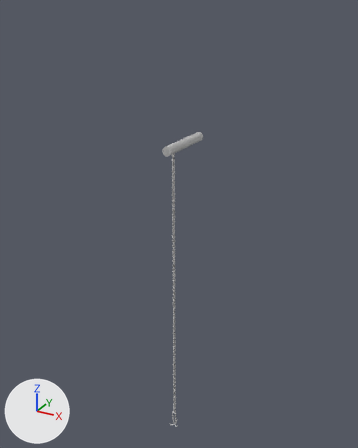
The FBX model Assets/_Art/hookChain/hookChain_skel.fbx as it was, and as the next commit left it.
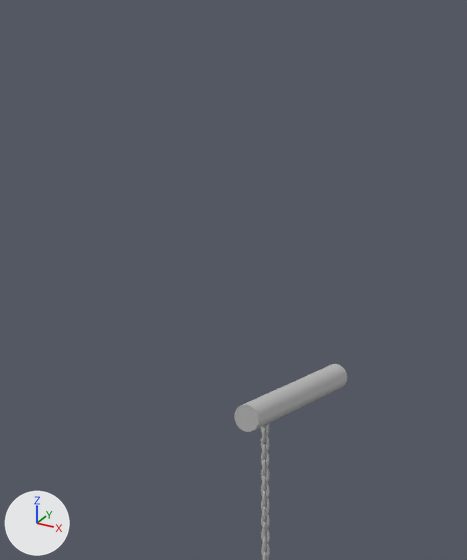
There are two pictures of each version: one whole from a 50 mm lens placed at (16.5, -29.3, 28.6), pointed at (-0.3, 1.4, 13.2), one close up on the part from 22% to 69% of the width and 0% to 45% of the height. The axes (+X, +Y, +Z) are drawn at lower left. The lights are the same throughout. The first two pictures are the older version. Where no turn or scale is listed for an object, it has been applied to the vertices.

The scene before the commit, as lines of its bpy script (objects in view):
```python
me_mesh_001 = bpy.data.meshes.new('Mesh.001')
me_mesh_001.from_pydata(...)  # 7776 vertices, 7776 faces; spans x -0.1..0.1, y -0.1..0.1, z 2.6..19.7
me_mesh_001.materials.append(mat_openpbr_shader1)  # grey #bcbcbc
me_mesh_003 = bpy.data.meshes.new('Mesh.003')
me_mesh_003.from_pydata(...)  # a 20-sided cylinder along y spanning x -0.34..0.34, y -2.38..2.38, z -0.34..0.34
me_mesh_003.materials.append(mat_openpbr_shader1)  # grey #bcbcbc
ob_geo_chain = bpy.data.objects.new('GEO_chain', me_mesh_001)
ob_geo_chain.location = (0.0, 0.0, 0.0)
ob_geo_cylinder = bpy.data.objects.new('GEO_cylinder', me_mesh_003)
ob_geo_cylinder.location = (0.4, 0.78, 19.75)
```
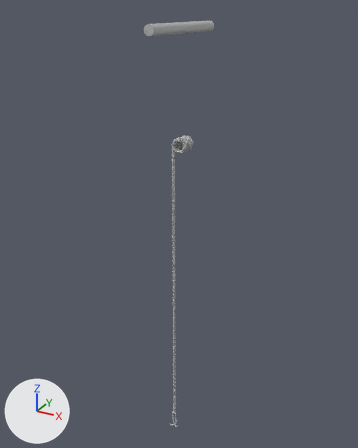
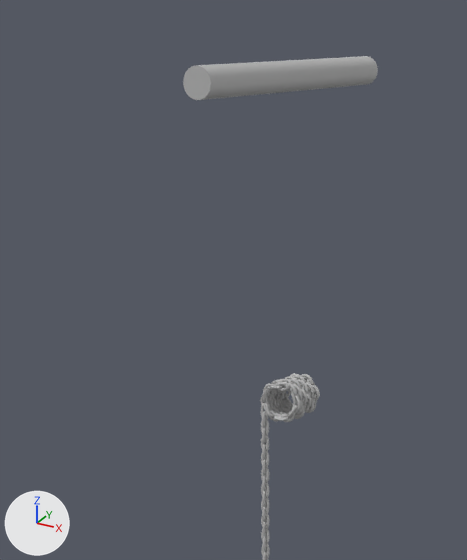
Commit message: chain revisions, boxes added to hooks

Where the newer file only moved an object's origin or applied its transform, the numbers keep the older frame.

Boxes (x1, y1, x2, y2) around the edits, measured in the close-ups (467 x 560 px):
'GEO_cylinder', moved, rescaled (72% wider, 35% shorter): before (234, 364, 347, 432); after (183, 56, 378, 100)
'GEO_chain2', added: after (260, 373, 320, 422)

What changed in the scene script:
```text
Change me_mesh_003:
    used by ob_geo_cylinder; location = (0.4, 0.78, 19.75)
    remove me_mesh_003.from_pydata(...)  # 42 vertices, 60 faces; spans x -0.34..0.34, y -2.38..2.38, z -0.34..0.34
    add me_mesh_003.from_pydata(...)  # 42 vertices, 60 faces; spans x -0.34..0.34, y -4.27..3.79, z 7.21..7.88
    me_mesh_003 part 1: the whole mesh is scaled about its middle by (1, 1.69, 1), then moved by (0.0, -0.24, 7.55)
Add me_mesh_004:
    me_mesh_004.from_pydata(...)  # 7776 vertices, 7776 faces; spans x -0.164..0.987, y -0.113..1.268, z 19.174..20.3
    me_mesh_004.materials.append(mat_openpbr_shader1)  # grey #bcbcbc
Add ob_geo_chain2:
    ob_geo_chain2 = bpy.data.objects.new('GEO_chain2', me_mesh_004)
    ob_geo_chain2.location = (0.0, 0.0, 0.0)
```
